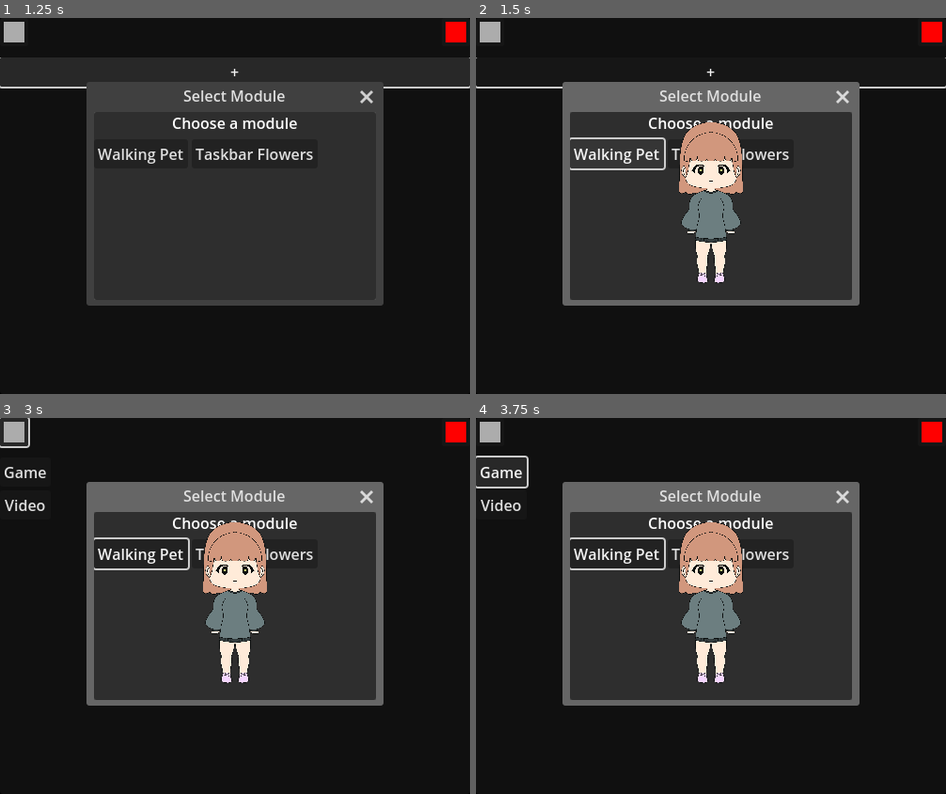
Above: before the commit, frames 1-4 (two rows, left to right).
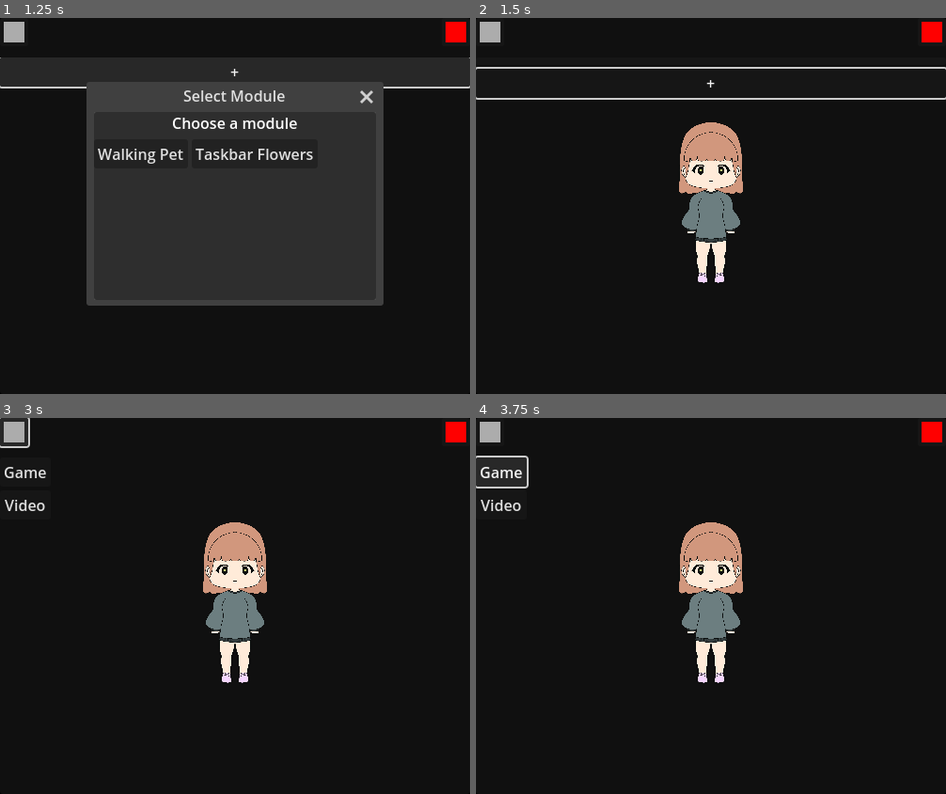
Above: after the commit, the same moments.

Repository: BoopEnthusiast/Desktop-Pet
Game: Godot game, scene res://main.tscn
Same seed, same stepped clock (60 frames per second), same inputs: the game is played once before the commit and once after it.
Inputs (mouse positions are in pixels of both pictures, inside the frame that each line leads up to):
- Up to frame 1 (1.25 s): click "+" at 0.5 s
- Up to frame 2 (1.5 s): click "Walking Pet" at 1.25 s
- Up to frame 3 (3 s): click (253, 553) at 2 s, where only the run before the commit has a clickable "Taskbar Flowers"; click (14, 433) at 2.75 s
- Up to frame 4 (3.75 s): click "Game" at 3.5 s

Frame 1 is identical in both runs. In frame 2, 33% of the frame differs, in the area x 0-100%, y 10-77%; in frame 3, 31%; in frame 4, 31%.

Commit message:
more work on module settings

Diff:
--- a/globals/module_manager.gd
+++ b/globals/module_manager.gd
@@ -1,9 +1,12 @@
 extends Node
 
 
+## Emitted after a module has loaded and been added as a child of this node.
 signal loaded_module()
+## Emitted after a module has been unloaded (hopefully, I'm not sure if queue_free will happen before or after call_deferred.)
 signal unloaded_module()
 
+## The list of available modules. Keys: "title", "path". The title is the title of the module, used for displaying the available modules when adding a new one.
 var available_modules: Array[Dictionary] = [
 	{
 		"title": "Walking Pet",
@@ -14,20 +17,21 @@
 		"path": "res://taskbar_flowers/taskbar_flowers.tscn",
 	},
 ]
+## The list of loaded in modules, these should all be children of this ModuleManager node.
 var loaded_modules: Array[Module] = []
 
 
-## Loads in a new module from the given path
+## Loads in a new module from the given path.
 func load_module(path: String) -> void:
 	var new_loaded_module: PackedScene = load(path)
 	var new_module: Module = new_loaded_module.instantiate()
-
+	loaded_modules.append(new_module)
 	add_child(new_module)
-
 	loaded_module.emit()
 
 
-## Unloads the given module by freeing it
+## Unloads the given module by freeing it.
 func unload_module(module: Module) -> void:
-	loaded_modules[loaded_modules.find(module)].queue_free()
-	unloaded_module.emit()
+	loaded_modules.remove_at(loaded_modules.find(module))
+	module.queue_free()
+	unloaded_module.emit.call_deferred()
--- a/modules/add_module_select.gd
+++ b/modules/add_module_select.gd
@@ -19,7 +19,10 @@
 func _on_module_button_pressed(button_pressed: Button) -> void:
 	# Get the path of the available module with the same title as the pressed button
 	var module_path = ModuleManager.available_modules[ModuleManager.available_modules.find_custom(
-		func(val): return true if val["title"] == button_pressed.text else false
+		func(val: Dictionary):
+			return true if val["title"] == button_pressed.text else false
 	)]["path"]
 
 	ModuleManager.load_module(module_path)
+
+	visible = false
--- a/module.gd
+++ b/modules/module.gd
@@ -2,8 +2,8 @@
 extends Window
 
 
-func _init() -> void:
-	print("Initialized module")
+@export var module_title: String = "New Module Title"
+@export var module_settings: Array[ModuleSetting]
 
 
 func _ready() -> void:
--- /dev/null
+++ b/modules/module_setting.gd
@@ -0,0 +1,13 @@
+class_name ModuleSetting
+extends Resource
+
+
+enum SettingType {
+	LABEL,
+	SWITCH,
+	OPTION,
+	LINE,
+}
+
+@export var setting_name: String
+@export var setting_type: SettingType
--- a/modules/module_settings.tscn
+++ /dev/null
@@ -1,10 +0,0 @@
-[gd_scene load_steps=2 format=3 uid="uid://dvhlpw6oyohtq"]
-
-[ext_resource type="Script" uid="uid://oyub0ndg8iy1" path="res://modules/module_settings.gd" id="1_myhc2"]
-
-[node name="ModuleSettings" type="ScrollContainer"]
-horizontal_scroll_mode = 0
-script = ExtResource("1_myhc2")
-
-[node name="SettingsList" type="VBoxContainer" parent="."]
-layout_mode = 2
--- a/modules/module_settings.gd
+++ b/modules/module_settings_list.gd
@@ -1,4 +1,4 @@
-class_name ModuleSettings
+class_name ModuleSettingsList
 extends ScrollContainer
 
 
--- /dev/null
+++ b/modules/module_settings_list.tscn
@@ -0,0 +1,10 @@
+[gd_scene load_steps=2 format=3 uid="uid://dvhlpw6oyohtq"]
+
+[ext_resource type="Script" uid="uid://oyub0ndg8iy1" path="res://modules/module_settings_list.gd" id="1_i8rhv"]
+
+[node name="ModuleSettingsList" type="ScrollContainer"]
+horizontal_scroll_mode = 0
+script = ExtResource("1_i8rhv")
+
+[node name="SettingsList" type="VBoxContainer" parent="."]
+layout_mode = 2
--- a/modules/modules.gd
+++ b/modules/modules.gd
@@ -2,7 +2,7 @@
 extends HSplitContainer
 
 
-const MODULE_SETTINGS = preload("res://modules/module_settings.tscn")
+const MODULE_SETTINGS_LIST = preload("res://modules/module_settings_list.tscn")
 
 @onready var add_module_select: AddModuleSelectDialog = $AddModuleSelect
 
@@ -14,7 +14,7 @@
 var modules: Array[Dictionary] = [
 	{ # Example, will be cleared when _reset_modules is inexorably called
 		"button": Button.new(),
-		"settings": ModuleSettings.new(),
+		"settings": ModuleSettingsList.new(),
 	}
 ]
 
@@ -56,6 +56,8 @@
 		var new_module_select_button: Button = Button.new()
 		new_module_select_button.pressed.connect(_on_module_setting_pressed.bind(new_module_select_button))
 		_add_to_modules(i, new_module_select_button)
+		modules_list.add_child(new_module_select_button)
+		modules_list.move_child(new_module_select_button, 0) # Move it to the top of the list
 		i += 1
 
 
@@ -63,18 +65,18 @@
 func _setup_module_settings_list() -> void:
 	var i = 0
 	for module: Module in ModuleManager.loaded_modules:
-		var new_module_settings: ModuleSettings = MODULE_SETTINGS.instantiate()
+		var new_module_settings: ModuleSettingsList = MODULE_SETTINGS_LIST.instantiate()
 
-
-		print("Created new module")
 		i += 1
 
 
 func _add_to_modules(index, button = null, settings = null) -> void:
-	#if modules.size() < index: # TODO: Test if this is needed
-		#modules.append({})
-	modules[index]["button"] = button
-	modules[index]["settings"] = settings
+	if modules.size() <= index:
+		modules.append({})
+	if button != null:
+		modules[index]["button"] = button
+	if settings != null:
+		modules[index]["settings"] = settings
 
 
 func _on_add_module_pressed() -> void:
--- /dev/null
+++ b/modules/test_module_setting.tres
@@ -0,0 +1,7 @@
+[gd_resource type="Resource" script_class="ModuleSettings" load_steps=2 format=3 uid="uid://dnwb0yyd2mw8d"]
+
+[ext_resource type="Script" uid="uid://glu2p0pf603v" path="res://modules/module_setting.gd" id="1_p6s77"]
+
+[resource]
+script = ExtResource("1_p6s77")
+metadata/_custom_type_script = "uid://glu2p0pf603v"
--- /dev/null
+++ b/setting_label.gd
@@ -0,0 +1,12 @@
+@tool
+extends Setting
+
+
+@export var label_text: String
+
+@onready var _label_2: Label = $Label2
+
+
+func _ready() -> void:
+	super()
+	_label_2.text = label_text
--- /dev/null
+++ b/settings/setting_label.tscn
@@ -0,0 +1,12 @@
+[gd_scene load_steps=3 format=3 uid="uid://bfnw3j3nwsisy"]
+
+[ext_resource type="PackedScene" uid="uid://fca4dmjpfsag" path="res://settings/setting.tscn" id="1_u8r2c"]
+[ext_resource type="Script" uid="uid://biju4iuepopn7" path="res://setting_label.gd" id="2_msw66"]
+
+[node name="SettingLabel" instance=ExtResource("1_u8r2c")]
+script = ExtResource("2_msw66")
+label_text = ""
+
+[node name="Label2" type="Label" parent="." index="2"]
+layout_mode = 2
+size_flags_horizontal = 2
--- /dev/null
+++ b/settings/setting_switch.gd
@@ -0,0 +1,9 @@
+@tool
+extends Setting
+
+
+# TODO: Make all of the settings
+
+
+func _ready() -> void:
+	super()
--- /dev/null
+++ b/settings/setting_switch.tscn
@@ -0,0 +1,7 @@
+[gd_scene load_steps=3 format=3 uid="uid://14pm2et1v5mu"]
+
+[ext_resource type="PackedScene" uid="uid://fca4dmjpfsag" path="res://settings/setting.tscn" id="1_qo8dt"]
+[ext_resource type="Script" uid="uid://brhk677hqfjqk" path="res://settings/setting_switch.gd" id="2_rep5c"]
+
+[node name="SettingSwitch" instance=ExtResource("1_qo8dt")]
+script = ExtResource("2_rep5c")
Renamed: module.gd.uid -> modules/module.gd.uid
Not shown, added: modules/module_setting.gd.uid
Renamed: modules/module_settings.gd.uid -> modules/module_settings_list.gd.uid
Not shown, added: setting_label.gd.uid
Not shown, added: settings/setting_switch.gd.uid
